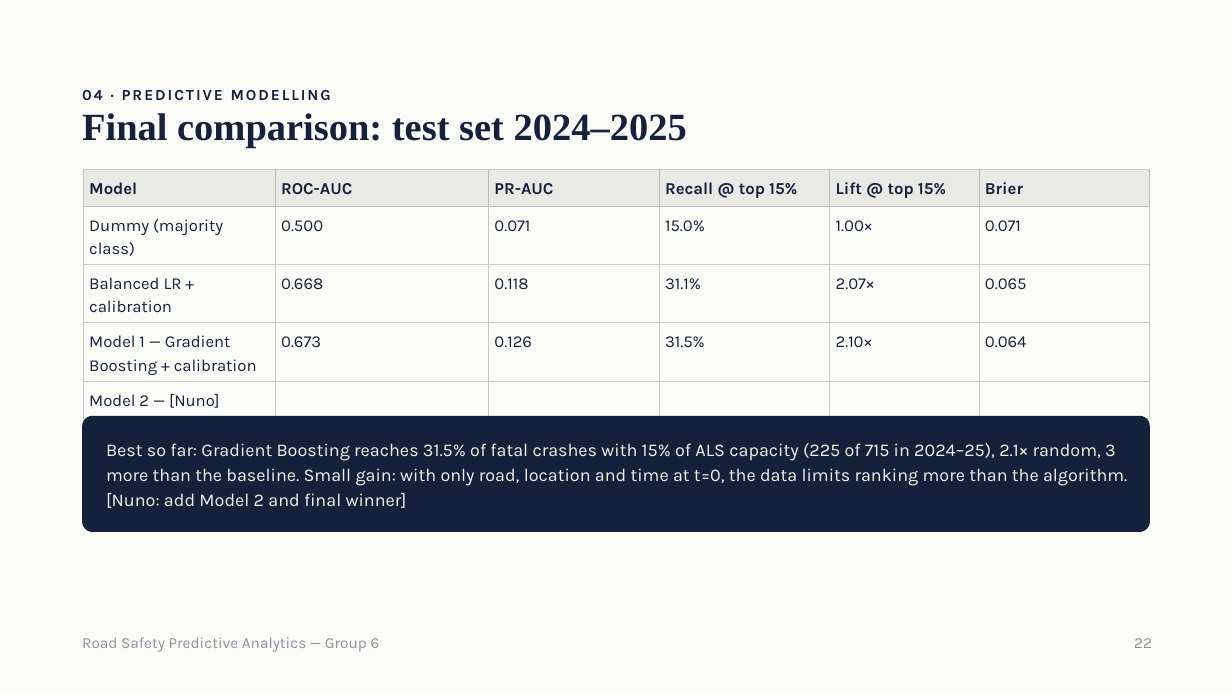
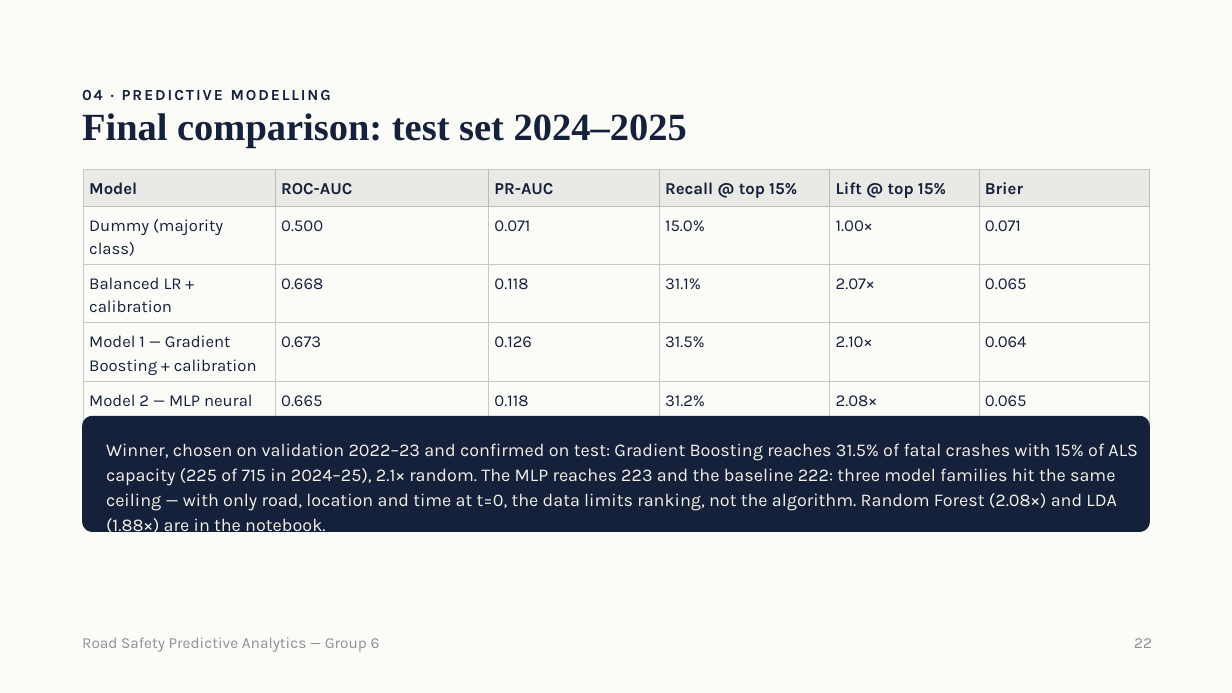
Before and after one commit to samuelbarrezueta/predictive-analytics-forecasting, a slide deck: slide 22 of reports/presentation/Road Safety Predictive Analytics — Group 6.pptx. Drawn at 1232x693 pixels with LibreOffice and Linux fonts; fonts in the diff are those of the drawing. Boxes give left, top, right and bottom in pixels: in the first picture for what was removed or moved away, otherwise in the second. Text is boxed around its words. In the diff, an @@ line names an element or a change of style, - is before the commit and + after.

```diff
--- a/reports/presentation/Road Safety Predictive Analytics — Group 6.pptx
+++ b/reports/presentation/Road Safety Predictive Analytics — Group 6.pptx
@@ table at bbox=[83, 170, 1152, 462] @@
-row 5: Model 2 — [Nuno] |  |  |  |  | 
+row 5: Model 2 — MLP neural net (5-bag) + calibration | 0.665 | 0.118 | 31.2% | 2.08× | 0.065
@@ text in rounded rectangle at bbox=[106, 443, 1138, 536]: text changed @@
-Best so far: Gradient Boosting reaches 31.5% of fatal crashes with 15% of ALS capacity (225 of 715 in 2024–25), 2.1× random, 3 more than the baseline. Small gain: with only road, location and time at t=0, the data limits ranking more than the algorithm. [Nuno: add Model 2 and final winner]
+Winner, chosen on validation 2022–23 and confirmed on test: Gradient Boosting reaches 31.5% of fatal crashes with 15% of ALS capacity (225 of 715 in 2024–25), 2.1× random. The MLP reaches 223 and the baseline 222: three model families hit the same ceiling — with only road, location and time at t=0, the data limits ranking, not the algorithm. Random Forest (2.08×) and LDA (1.88×) are in the notebook.
```
Also in this commit, not shown: 6 other slides changed, 2 slides added, 9 other files.
